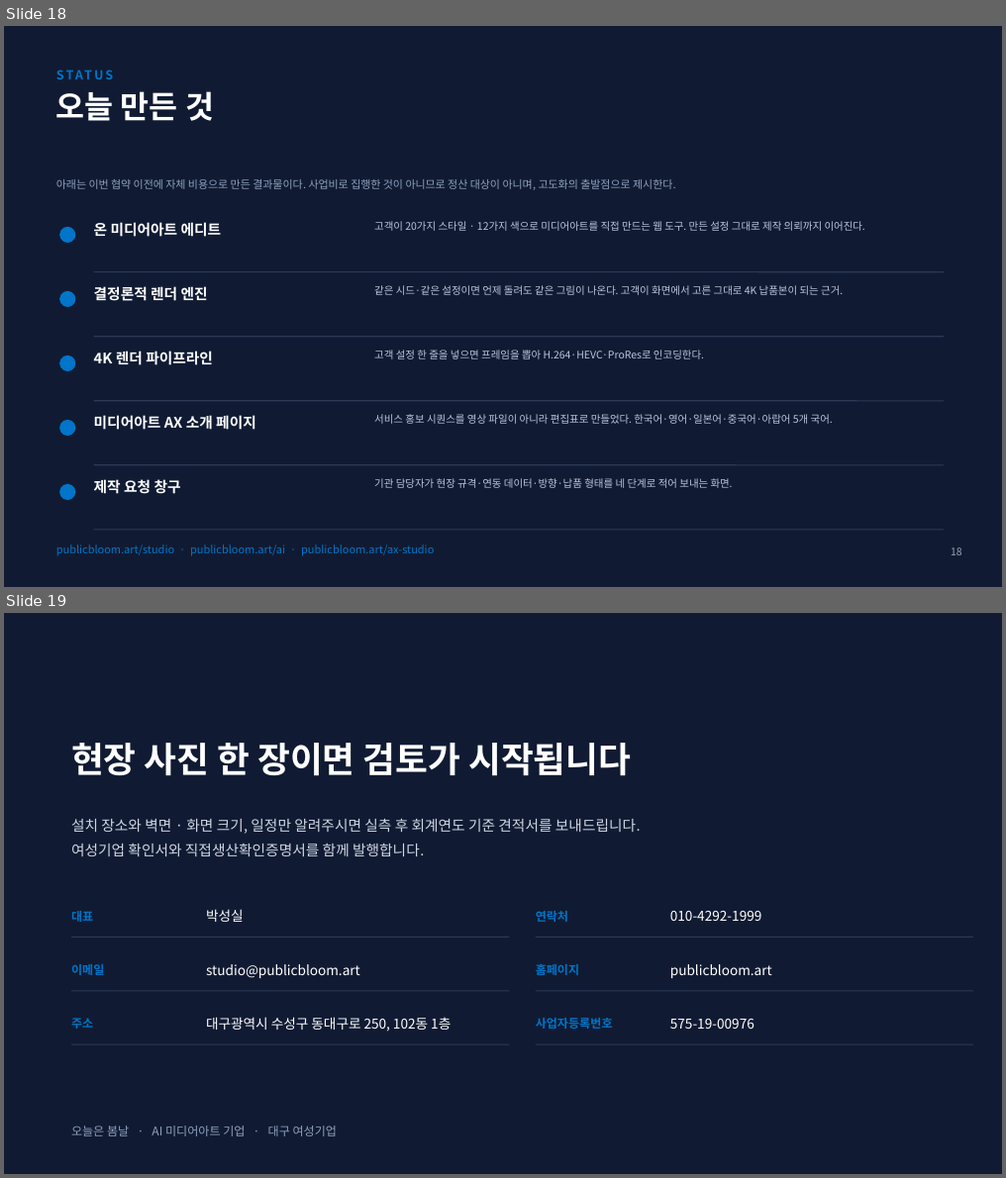
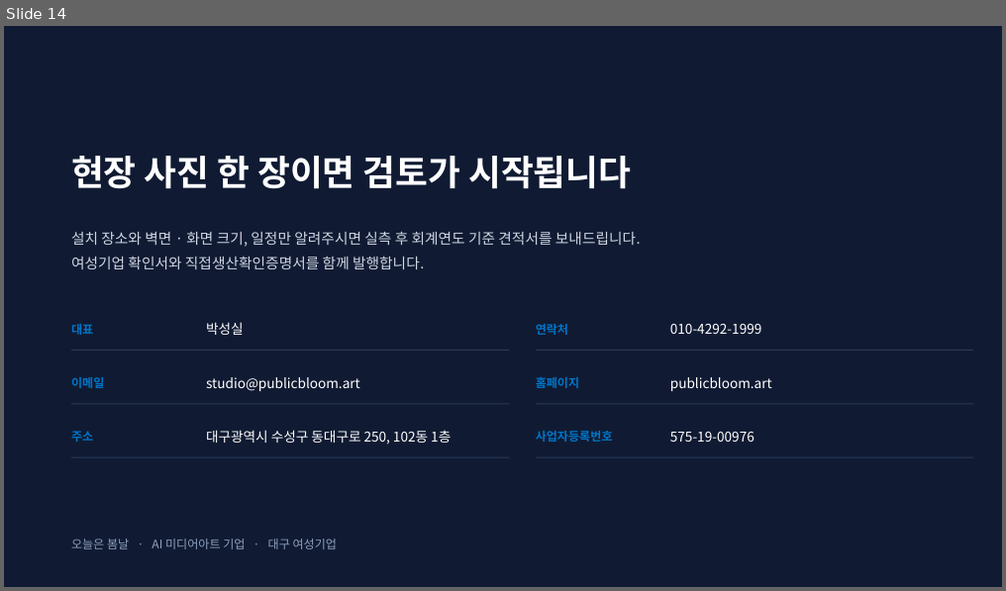
Before and after one commit to bradleyHong/oneul-bomnal, a slide deck: docs/오늘은봄날_회사소개서.pptx. Shown one above the other, each under a label of ours: slides 18 and 19 before the commit, slide 14 after it. The pictures are 1006x1178 and 1006x591 pixels, drawn with LibreOffice and Linux fonts; fonts in the diff are those of the drawing. Boxes give left, top, right and bottom in pixels: in the first picture for what was removed or moved away, otherwise in the second. Text is boxed around its words. In the diff, an @@ line names an element or a change of style, - is before the commit and + after.

```diff
--- a/docs/오늘은봄날_회사소개서.pptx
+++ b/docs/오늘은봄날_회사소개서.pptx
@@ slide 18 removed at (4, 26, 1002, 587), background #101B33 @@
@@ text removed at (56, 64, 655, 85) @@
-STATUS
@@ text removed at (56, 91, 214, 121) @@
-오늘 만든 것
@@ text removed at (56, 179, 676, 190) @@
-아래는 이번 협약 이전에 자체 비용으로 만든 결과물이다. 사업비로 집행한 것이 아니므로 정산 대상이 아니며, 고도화의 출발점으로 제시한다.
@@ ellipse removed at (60, 227, 75, 243) @@
@@ text removed at (94, 222, 222, 237) @@
-온 미디어아트 에디트
@@ text removed at (374, 221, 865, 231) @@
-고객이 20가지 스타일 · 12가지 색으로 미디어아트를 직접 만드는 웹 도구. 만든 설정 그대로 제작 의뢰까지 이어진다.
@@ ellipse removed at (60, 291, 75, 307) @@
@@ line removed from (94, 273) to (944, 273) @@
@@ text removed at (94, 286, 208, 301) @@
-결정론적 렌더 엔진
@@ text removed at (374, 285, 843, 295) @@
-같은 시드·같은 설정이면 언제 돌려도 같은 그림이 나온다. 고객이 화면에서 고른 그대로 4K 납품본이 되는 근거.
@@ line removed from (94, 337) to (944, 337) @@
@@ text removed at (94, 351, 213, 366) @@
-4K 렌더 파이프라인
@@ text removed at (374, 350, 704, 360) @@
-고객 설정 한 줄을 넣으면 프레임을 뽑아 H.264·HEVC·ProRes로 인코딩한다.
@@ ellipse removed at (60, 356, 75, 372) @@
@@ line removed from (94, 401) to (944, 401) @@
@@ ellipse removed at (60, 421, 75, 436) @@
@@ text removed at (94, 415, 256, 430) @@
-미디어아트 AX 소개 페이지
@@ text removed at (374, 414, 833, 424) @@
-서비스 홍보 시퀀스를 영상 파일이 아니라 편집표로 만들었다. 한국어·영어·일본어·중국어·아랍어 5개 국어.
@@ line removed from (94, 466) to (944, 466) @@
@@ ellipse removed at (60, 485, 75, 500) @@
@@ text removed at (94, 479, 181, 494) @@
-제작 요청 창구
@@ text removed at (374, 478, 733, 488) @@
-기관 담당자가 현장 규격·연동 데이터·방향·납품 형태를 네 단계로 적어 보내는 화면.
@@ line removed from (94, 530) to (944, 530) @@
@@ text removed at (56, 545, 434, 557) @@
-publicbloom.art/studio · publicbloom.art/ai · publicbloom.art/ax-studio
@@ text removed at (950, 548, 962, 556) @@
-18
@@ what was slide 19 is now slide 14 @@
```
Also in this commit, not shown: 1 slide changed, 4 other slides removed, 2 other files.
